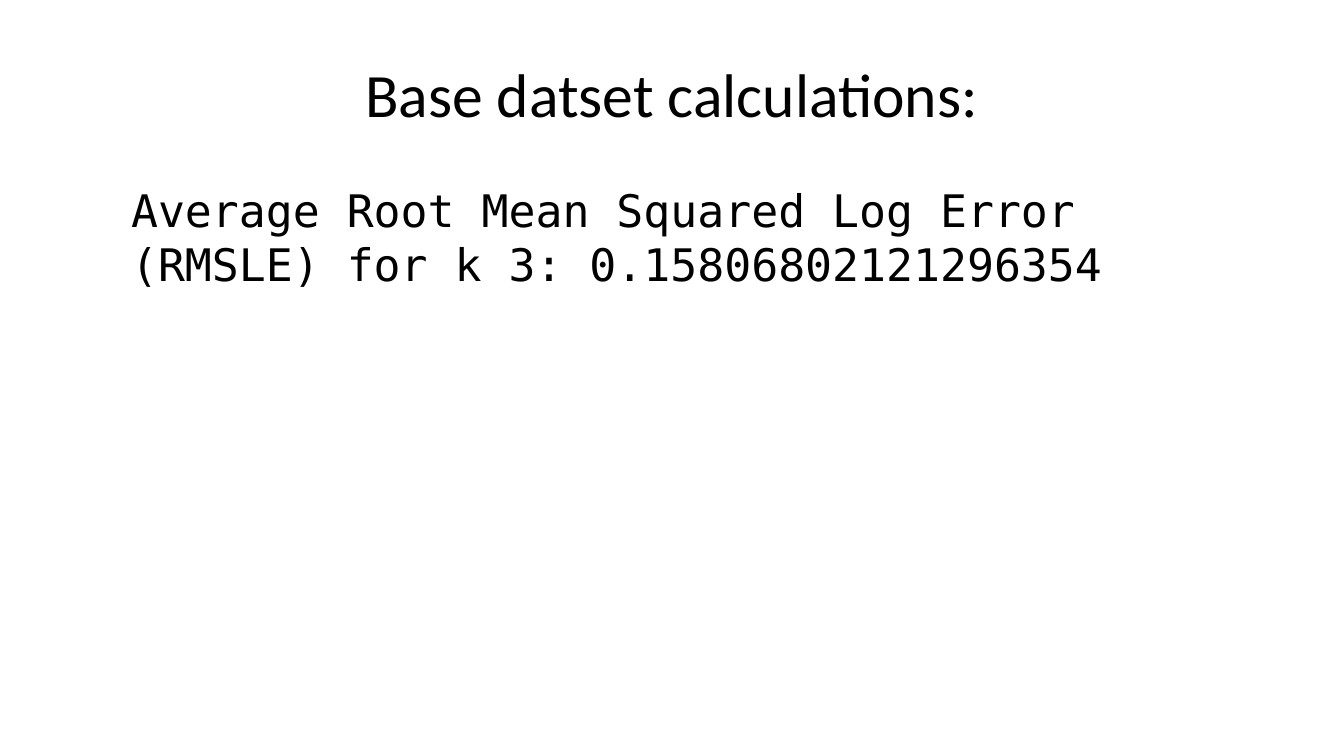
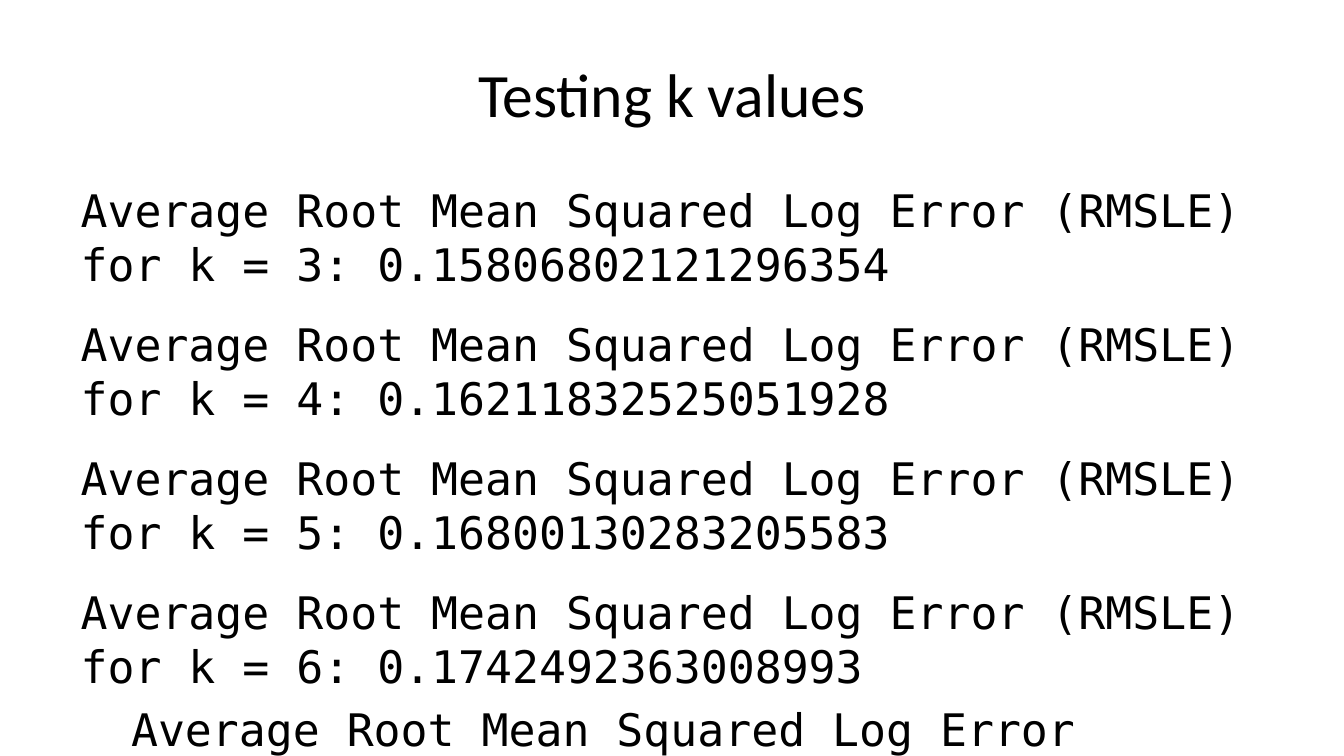
Before and after one commit to deancallahan25/Redwood-Analytics-Portfolio, a slide deck: slide 21 of Project-3/presentation.pptx (slide 19 before the commit). Drawn at 1344x756 pixels with LibreOffice and Linux fonts; fonts in the diff are those of the drawing. Boxes give left, top, right and bottom in pixels: in the first picture for what was removed or moved away, otherwise in the second. Text is boxed around its words. In the diff, an @@ line names an element or a change of style, - is before the commit and + after.

```diff
--- a/Project-3/presentation.pptx
+++ b/Project-3/presentation.pptx
@@ title at (478, 74, 865, 128): text changed @@
-Base datset calculations:
+Testing k values
@@ text at (81, 193, 1240, 756): text changed @@
-Average Root Mean Squared Log Error (RMSLE) for k 3: 0.15806802121296354
+Average Root Mean Squared Log Error (RMSLE) for k = 3: 0.15806802121296354
+Average Root Mean Squared Log Error (RMSLE) for k = 4: 0.16211832525051928
+Average Root Mean Squared Log Error (RMSLE) for k = 5: 0.16800130283205583
+Average Root Mean Squared Log Error (RMSLE) for k = 6: 0.1742492363008993
+Average Root Mean Squared Log Error (RMSLE) for k = 7: 0.18028213163724163
```
Also in this commit, not shown: 2 other slides changed, 5 slides added, 1 slide removed, 1 other file.
